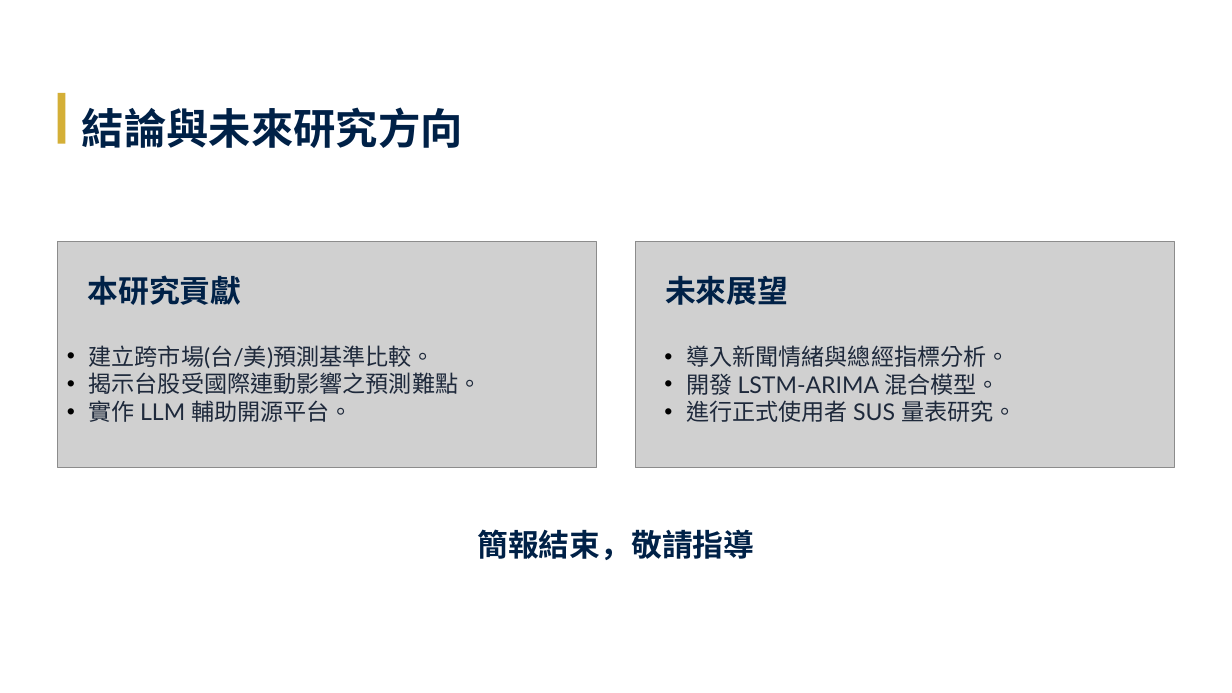
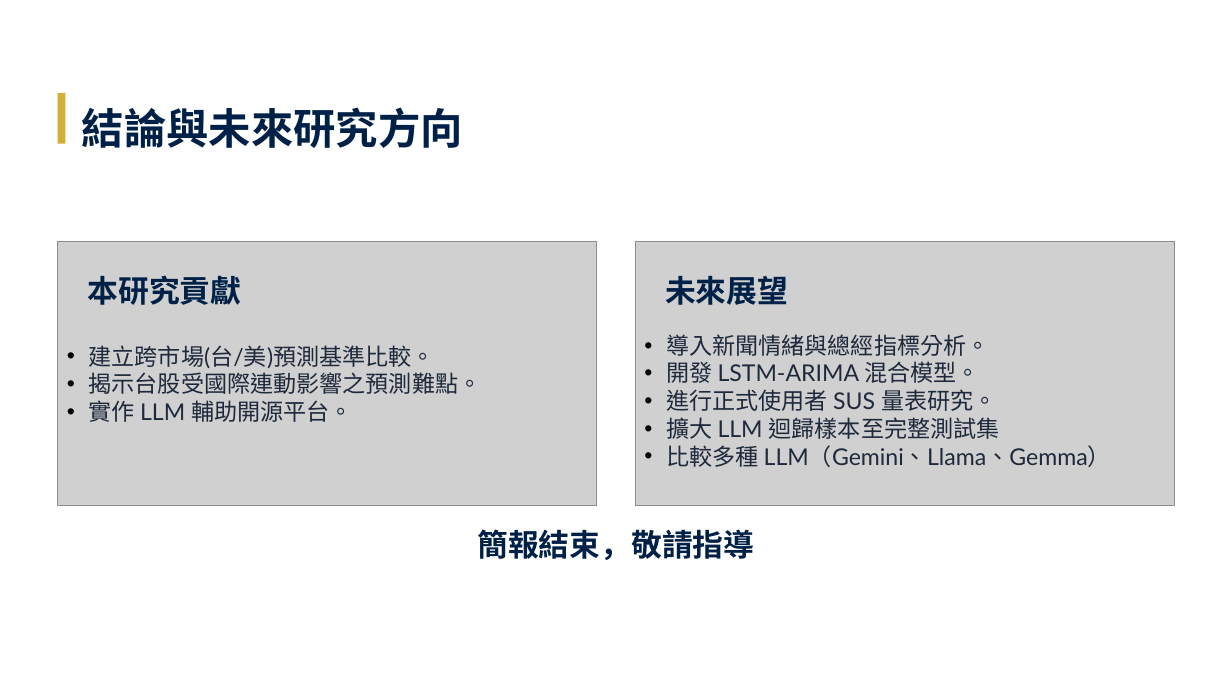
Before and after one commit to Tzu-Lin/ETF-AI-Project, a slide deck: slide 20 of 林子瑜-LLM_ETF.pptx. Drawn at 1232x693 pixels with LibreOffice and Linux fonts; fonts in the diff are those of the drawing; grey boxes stand for pictures. Boxes give left, top, right and bottom in pixels: in the first picture for what was removed or moved away, otherwise in the second. Text is boxed around its words. In the diff, an @@ line names an element or a change of style, - is before the commit and + after.

```diff
--- a/林子瑜-LLM_ETF.pptx
+++ b/林子瑜-LLM_ETF.pptx
@@ picture: place and size @@
-picture at <box>57,242,596,469</box>
+picture at <box>57,242,596,506</box>
@@ picture: place and size @@
-picture at <box>636,242,1175,469</box>
+picture at <box>636,242,1175,506</box>
@@ text "導入新聞情緒與總經指標分析。": place and size @@
-text "導入新聞情緒與總經指標分析。" at <box>686,345,1016,422</box>
+text "導入新聞情緒與總經指標分析。" at <box>666,334,1111,467</box>
@@ text at <box>666,417,1111,467</box>: paragraphs added @@
+• 擴大 LLM 迴歸樣本至完整測試集
+• 比較多種 LLM（Gemini、Llama、Gemma）
```
Also in this commit, not shown: 12 other slides changed, 5 other files.
